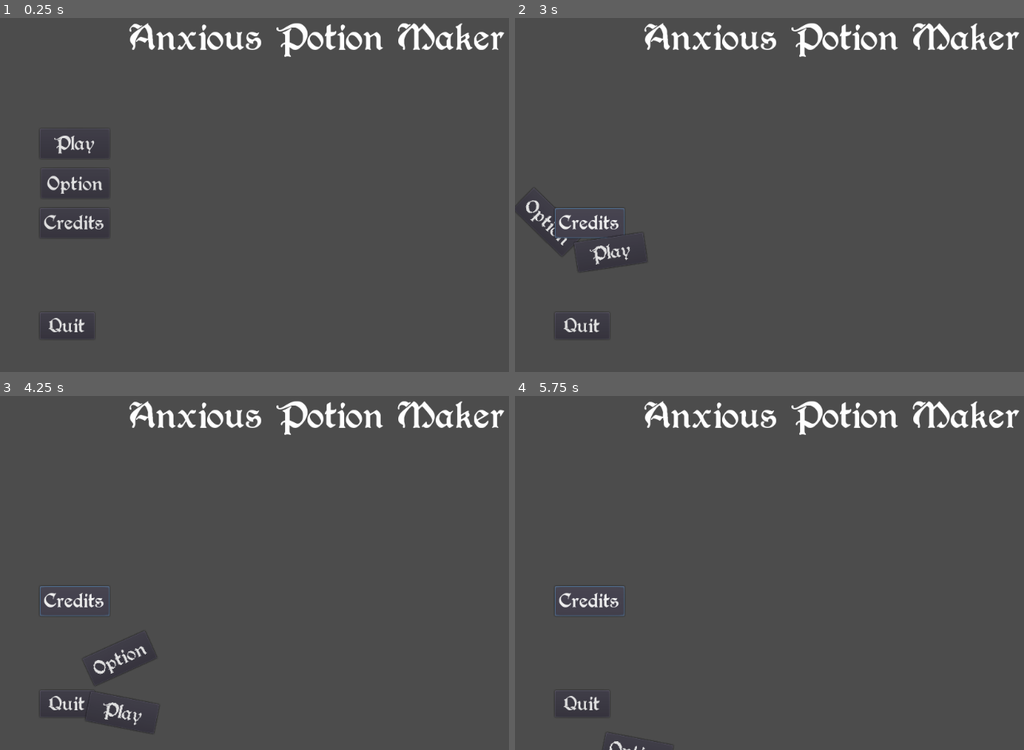
Above: before the commit, frames 1-4 (two rows, left to right).
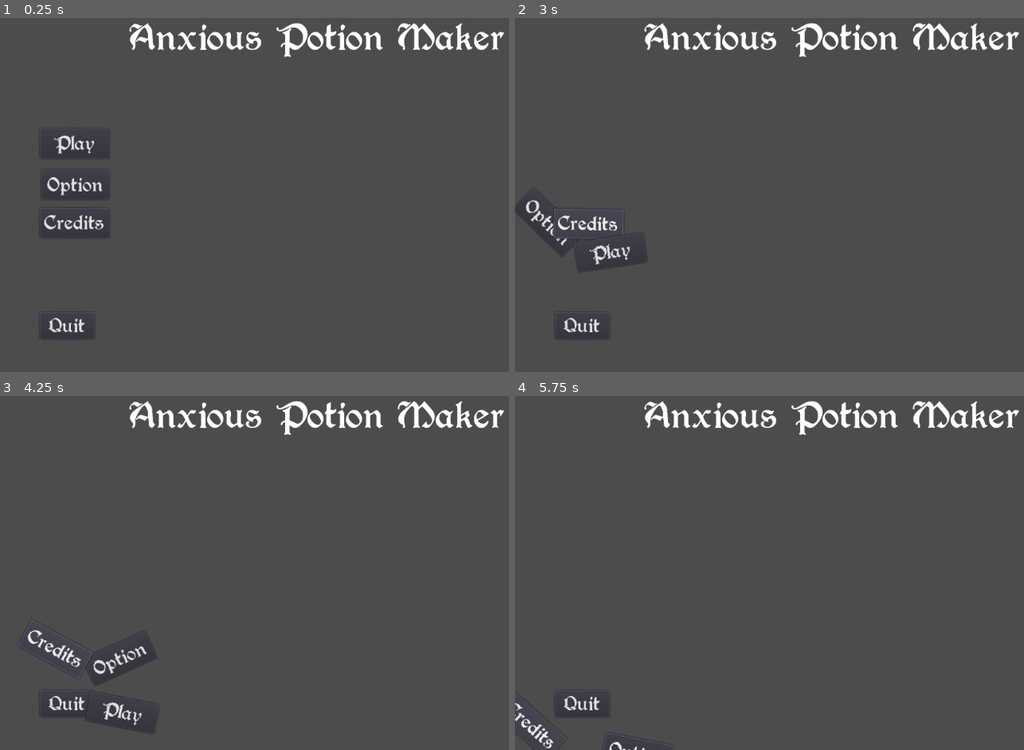
Above: after the commit, the same moments.

Repository: Raphahel/CozyFallJam
Game: Godot game, scene res://Scenes/MainMenu.tscn
Two runs of this game, one before a commit and one after it. Both use one fixed random seed, a clock stepped at 60 frames per second and the inputs below. The project has no main scene, so this scene is started directly.
Inputs:
- Up to frame 1 (0.25 s): no input
- Up to frame 2 (3 s): click "Play" at 0.5 s; click "Play" at 1.25 s; click "Option" at 2 s; click "Credits" at 2.75 s
- Up to frame 3 (4.25 s): hold Up (move_up) from 3.53 s (still down)
- Up to frame 4 (5.75 s): release Up (move_up) at 5.03 s; hold Left (move_left) from 5.03 s (still down)

The runs differ from the first frame. In frame 1, 0.2% of the frame differs, in the area x 9-21%, y 44-51%; in frame 2, 0.4%; in frame 3, 0.6%, in the area x 3-22%, y 53-80%; in frame 4, 0.5%.

Commit message:
fix bug bouton credits

Diff:
--- a/Scenes/MainMenu.tscn
+++ b/Scenes/MainMenu.tscn
@@ -9,60 +9,12 @@
 [sub_resource type="Animation" id=7]
 length = 0.001
 tracks/0/type = "value"
-tracks/0/path = NodePath("PlayButton:rect_rotation")
-tracks/0/interp = 1
-tracks/0/loop_wrap = true
-tracks/0/imported = false
-tracks/0/enabled = true
-tracks/0/keys = {
-"times": PoolRealArray( 0 ),
-"transitions": PoolRealArray( 1 ),
-"update": 0,
-"values": [ 0.0 ]
-}
-tracks/1/type = "value"
-tracks/1/path = NodePath("PlayButton:rect_position")
-tracks/1/interp = 1
-tracks/1/loop_wrap = true
-tracks/1/imported = false
-tracks/1/enabled = true
-tracks/1/keys = {
-"times": PoolRealArray( 0 ),
-"transitions": PoolRealArray( 1 ),
-"update": 0,
-"values": [ Vector2( 64, 208 ) ]
-}
-tracks/2/type = "value"
-tracks/2/path = NodePath("../OptionButton:rect_rotation")
-tracks/2/interp = 1
-tracks/2/loop_wrap = true
-tracks/2/imported = false
-tracks/2/enabled = true
-tracks/2/keys = {
-"times": PoolRealArray( 0 ),
-"transitions": PoolRealArray( 1 ),
-"update": 0,
-"values": [ 0.0 ]
-}
-tracks/3/type = "value"
-tracks/3/path = NodePath("../OptionButton:rect_position")
-tracks/3/interp = 1
-tracks/3/loop_wrap = true
-tracks/3/imported = false
-tracks/3/enabled = true
-tracks/3/keys = {
-"times": PoolRealArray( 0 ),
-"transitions": PoolRealArray( 1 ),
-"update": 0,
-"values": [ Vector2( 66, 274 ) ]
-}
-tracks/4/type = "value"
-tracks/4/path = NodePath("OptionButton:rect_rotation")
-tracks/4/interp = 1
-tracks/4/loop_wrap = true
-tracks/4/imported = false
-tracks/4/enabled = true
-tracks/4/keys = {
+tracks/0/path = NodePath("OptionButton:rect_rotation")
+tracks/0/interp = 1
+tracks/0/loop_wrap = true
+tracks/0/imported = false
+tracks/0/enabled = true
+tracks/0/keys = {
 "times": PoolRealArray( 0 ),
 "transitions": PoolRealArray( 1 ),
 "update": 0,
@@ -98,10 +50,10 @@
 "values": [ Vector2( 66, 274 ), Vector2( 64, 274 ), Vector2( 64, 274 ), Vector2( 10, 346 ), Vector2( 140, 426 ), Vector2( -30, 516 ), Vector2( 240, 616 ), Vector2( -30, 706 ) ]
 }
 
-[sub_resource type="Animation" id=5]
+[sub_resource type="Animation" id=9]
 length = 0.001
 tracks/0/type = "value"
-tracks/0/path = NodePath("PlayButton:rect_rotation")
+tracks/0/path = NodePath("CreditsButton:rect_rotation")
 tracks/0/interp = 1
 tracks/0/loop_wrap = true
 tracks/0/imported = false
@@ -113,43 +65,19 @@
 "values": [ 0.0 ]
 }
 tracks/1/type = "value"
-tracks/1/path = NodePath("PlayButton:rect_position")
-tracks/1/interp = 1
-tracks/1/loop_wrap = true
-tracks/1/imported = false
-tracks/1/enabled = true
-tracks/1/keys = {
-"times": PoolRealArray( 0 ),
-"transitions": PoolRealArray( 1 ),
-"update": 0,
-"values": [ Vector2( 64, 208 ) ]
-}
-tracks/2/type = "value"
-tracks/2/path = NodePath("CreditsButton:rect_position")
-tracks/2/interp = 1
-tracks/2/loop_wrap = true
-tracks/2/imported = false
-tracks/2/enabled = true
-tracks/2/keys = {
+tracks/1/path = NodePath("CreditsButton:rect_position")
+tracks/1/interp = 1
+tracks/1/loop_wrap = true
+tracks/1/imported = false
+tracks/1/enabled = true
+tracks/1/keys = {
 "times": PoolRealArray( 0 ),
 "transitions": PoolRealArray( 1 ),
 "update": 0,
 "values": [ Vector2( 64, 336 ) ]
 }
-tracks/3/type = "value"
-tracks/3/path = NodePath("CreditsButton:rect_rotation")
-tracks/3/interp = 1
-tracks/3/loop_wrap = true
-tracks/3/imported = false
-tracks/3/enabled = true
-tracks/3/keys = {
-"times": PoolRealArray( 0 ),
-"transitions": PoolRealArray( 1 ),
-"update": 0,
-"values": [ 0.0 ]
-}
-
-[sub_resource type="Animation" id=6]
+
+[sub_resource type="Animation" id=10]
 resource_name = "bouton tombe"
 length = 5.0
 step = 2.0
@@ -175,7 +103,7 @@
 "times": PoolRealArray( 0.1, 1, 2, 3, 3.9, 5 ),
 "transitions": PoolRealArray( 1.56917, 1.56917, 1.56917, 1.56917, 1.56917, 1.56 ),
 "update": 0,
-"values": [ Vector2( 64, 208 ), Vector2( 10, 280 ), Vector2( 140, 360 ), Vector2( -30, 450 ), Vector2( 240, 550 ), Vector2( -30, 640 ) ]
+"values": [ Vector2( 64, 336 ), Vector2( 10, 400 ), Vector2( 140, 450 ), Vector2( -30, 550 ), Vector2( 240, 600 ), Vector2( -30, 640 ) ]
 }
 
 [sub_resource type="Animation" id=2]
@@ -260,9 +188,9 @@
 anchor_right = 0.172
 anchor_bottom = 0.533
 margin_left = 0.463997
-margin_top = -2.20001
+margin_top = -0.199982
 margin_right = -0.128006
-margin_bottom = 0.199982
+margin_bottom = 2.20004
 rect_pivot_offset = Vector2( 50, 0 )
 custom_fonts/font = ExtResource( 1 )
 text = "Option"
@@ -278,18 +206,18 @@
 anchor_top = 0.56
 anchor_right = 0.172
 anchor_bottom = 0.643
-margin_left = 0.511997
-margin_right = -0.127884
-margin_bottom = -1.80032
-rect_pivot_offset = Vector2( -434, -243 )
+margin_left = 0.512001
+margin_right = -0.128204
+margin_bottom = -1.8002
+rect_pivot_offset = Vector2( 50, 0 )
 custom_fonts/font = ExtResource( 1 )
 text = "Credits"
 script = ExtResource( 4 )
 
 [node name="CreditsFall" type="AnimationPlayer" parent="CreditsButton"]
 root_node = NodePath("../..")
-anims/RESET = SubResource( 5 )
-"anims/bouton tombe" = SubResource( 6 )
+anims/RESET = SubResource( 9 )
+"anims/bouton tombe" = SubResource( 10 )
 
 [node name="QuitButton" type="Button" parent="."]
 anchor_left = 0.062
@@ -308,10 +236,10 @@
 anchor_top = 0.347
 anchor_right = 0.172
 anchor_bottom = 0.427
-margin_left = 0.511997
+margin_left = 0.512001
 margin_top = -0.199997
-margin_right = -0.12355
-margin_bottom = -0.202637
+margin_right = -0.123611
+margin_bottom = -0.203186
 rect_pivot_offset = Vector2( 50, 0 )
 custom_fonts/font = ExtResource( 1 )
 text = "Play"
@@ -323,5 +251,5 @@
 "anims/bouton tombe" = SubResource( 1 )
 
 [connection signal="pressed" from="OptionButton" to="OptionButton" method="_on_OptionButton_pressed"]
-[connection signal="pressed" from="CreditsButton" to="OptionButton" method="_on_CreditsButton_pressed"]
+[connection signal="pressed" from="CreditsButton" to="CreditsButton" method="_on_CreditsButton_pressed"]
 [connection signal="pressed" from="PlayButton" to="PlayButton" method="_on_PlayButton_pressed"]
--- a/Scripts/CreditsButton.gd
+++ b/Scripts/CreditsButton.gd
@@ -15,5 +15,7 @@
 #func _process(delta):
 #	pass
 
+
+
 func _on_CreditsButton_pressed():
 	$CreditsFall.play("bouton tombe")
